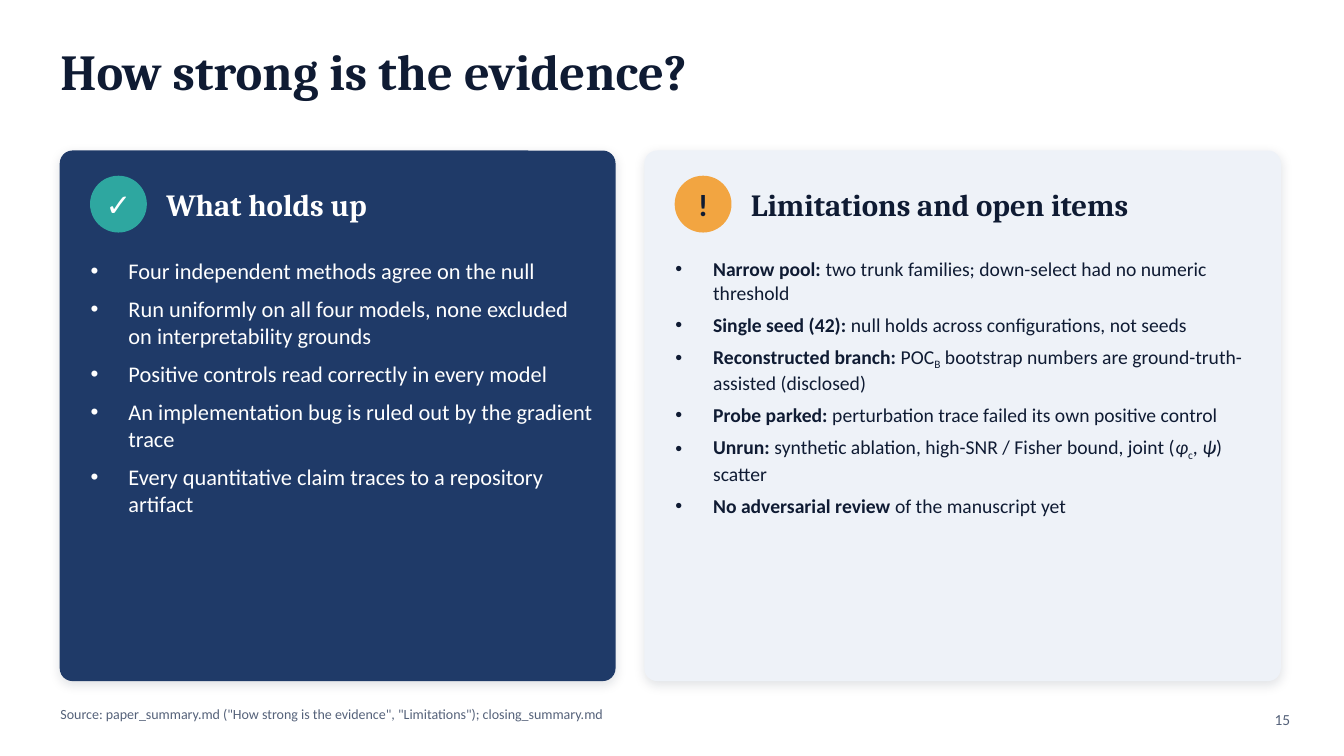
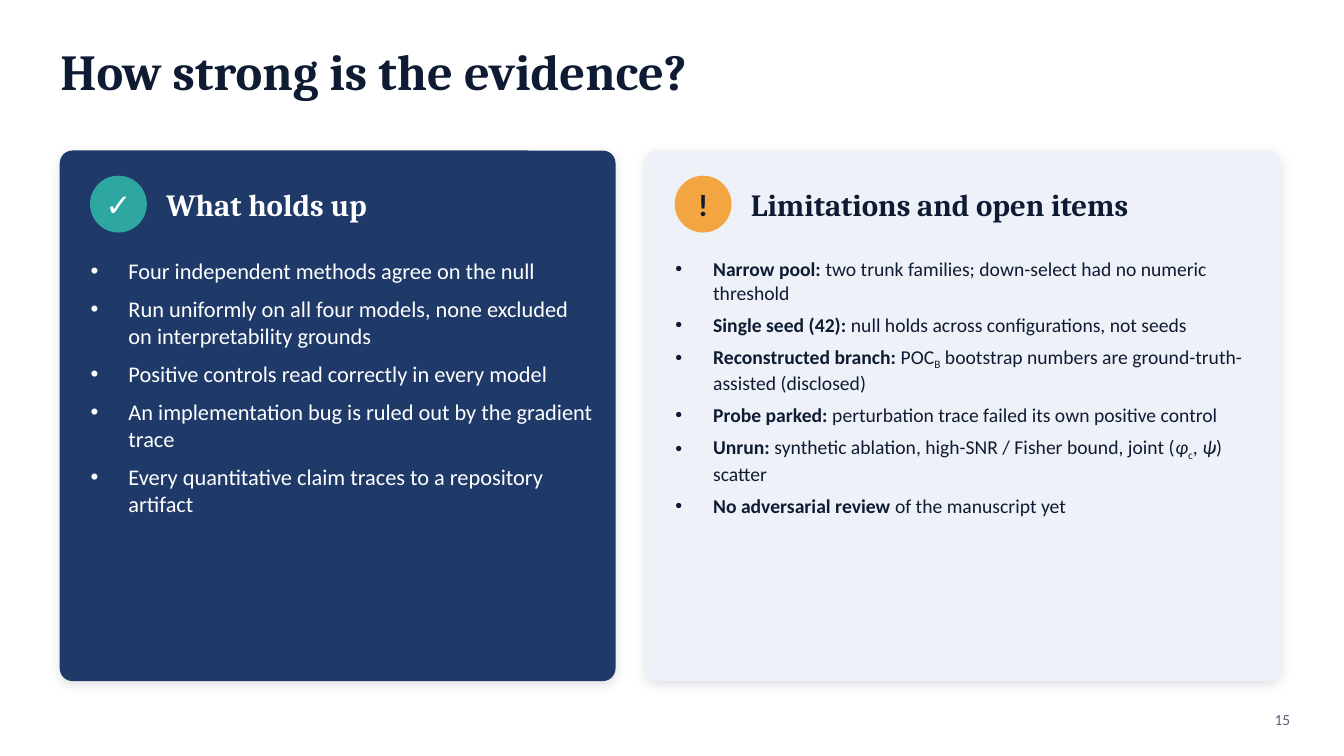
Before and after one commit to syedalimohsinbukhari/ml_practice_v2, a slide deck: slide 15 of experiments/phic_psi_poc-redo/phic_psi_presentation.pptx. Drawn at 1344x756 pixels with LibreOffice and Linux fonts; fonts in the diff are those of the drawing. Boxes give left, top, right and bottom in pixels: in the first picture for what was removed or moved away, otherwise in the second. Text is boxed around its words. In the diff, an @@ line names an element or a change of style, - is before the commit and + after.

```diff
--- a/experiments/phic_psi_poc-redo/phic_psi_presentation.pptx
+++ b/experiments/phic_psi_poc-redo/phic_psi_presentation.pptx
@@ text removed at (60,709,603,722) @@
-Source: paper_summary.md ("How strong is the evidence", "Limitations"); closing_summary.md
```
Also in this commit, not shown: 14 other slides changed, 2 other files.
